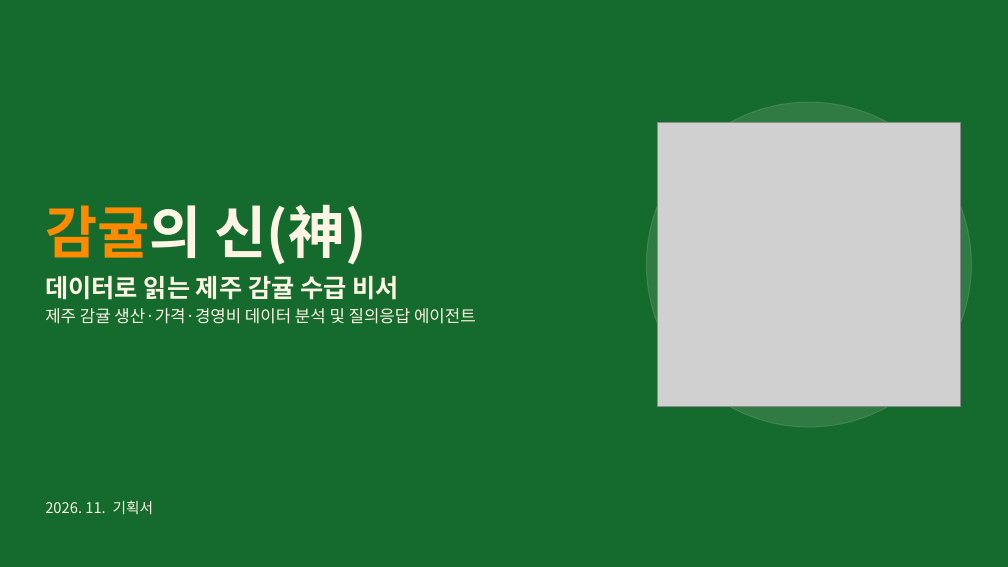
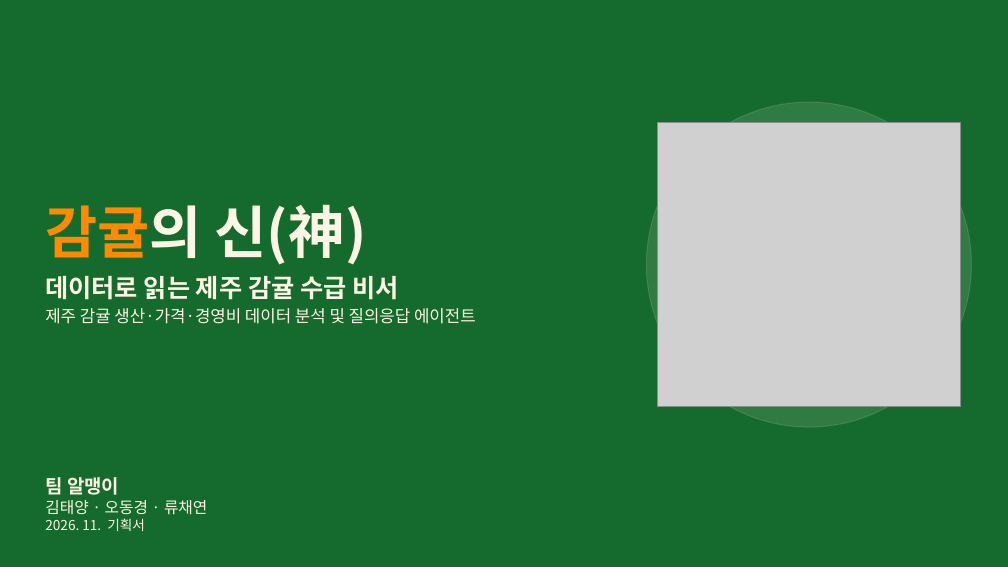
Before and after one commit to Jeju-Citrus-Analysis-Agent/Citrus-Analysis, a slide deck: slide 1 of docs/submission/00_기획서.pptx. Drawn at 1008x567 pixels with LibreOffice and Linux fonts; fonts in the diff are those of the drawing; grey boxes stand for pictures. Boxes give left, top, right and bottom in pixels: in the first picture for what was removed or moved away, otherwise in the second. Text is boxed around its words. In the diff, an @@ line names an element or a change of style, - is before the commit and + after.

```diff
--- a/docs/submission/00_기획서.pptx
+++ b/docs/submission/00_기획서.pptx
@@ text "팀 알맹이": place and size @@
-text "팀 알맹이" at bbox=[45, 500, 154, 514]
+text "팀 알맹이" at bbox=[45, 477, 207, 531]
@@ text "팀 알맹이" at bbox=[45, 477, 207, 531]: vertical alignment top to bottom @@
@@ text at bbox=[45, 477, 207, 515]: paragraphs added @@
+팀 알맹이
+김태양 · 오동경 · 류채연
@@ text at bbox=[45, 518, 145, 531]: size 14 to 13 pt in "2026. 11. 기획서" @@
```
Also in this commit, not shown: 8 other files.
